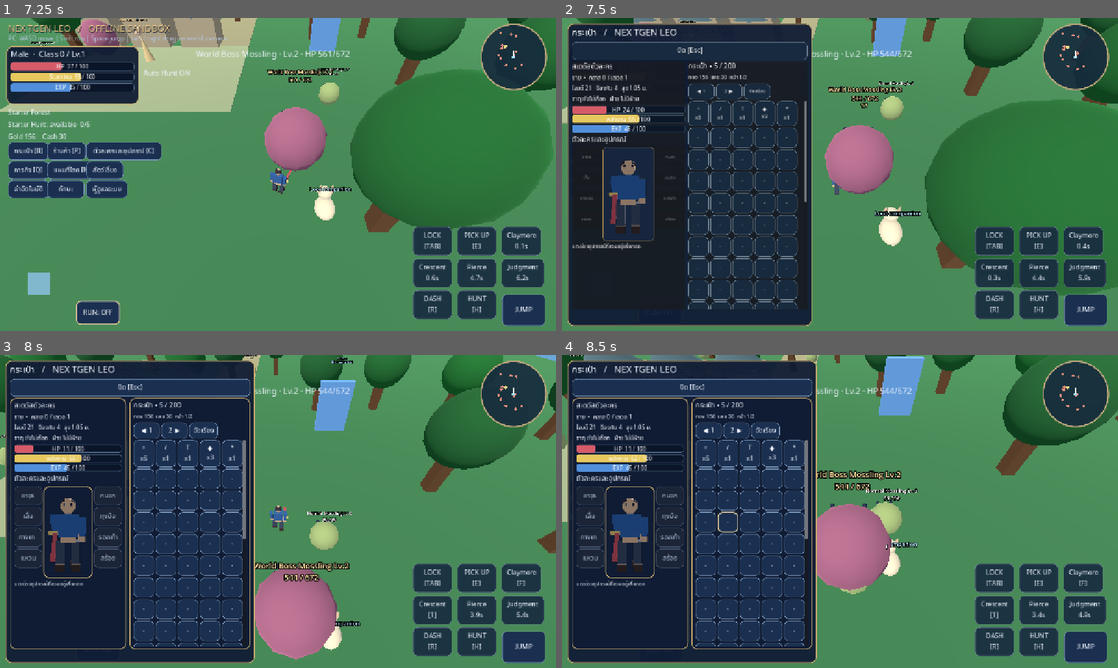
Above: before the commit, frames 1-4 (two rows, left to right).
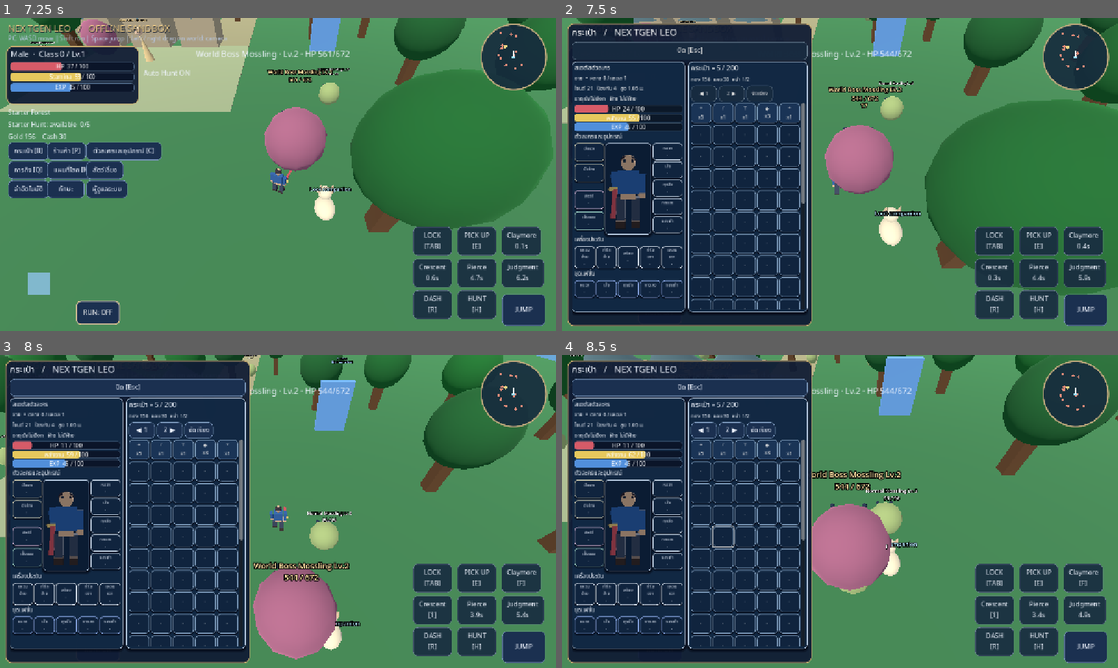
Above: after the commit, the same moments.

Repository: redfullmoon209-debug/NexTgenLeo
Game: Godot game, scene res://scenes/main.tscn
Two runs of this game, one before a commit and one after it. Both use one fixed random seed, a clock stepped at 60 frames per second and the inputs below.
Inputs (mouse positions are in pixels of both pictures, inside the frame that each line leads up to):
- Up to frame 1 (7.25 s): click "JUMP" at 0.5 s; tap Enter at 1.25 s; move the mouse to (400, 158) at 1.27 s; hold D 1.28-2 s; tap Tab at 1.35 s; click (400, 158) at 1.42 s; tap Space at 1.52, 4.52 s; drag from (166, 190) to (250, 237) at 2.02 s; move the mouse to (333, 105) at 2.77 s; hold D 2.78-3.5 s; tap 1 at 2.85 s; drag from (250, 237) to (111, 127) at 3.52 s; move the mouse to (444, 221) at 4.27 s; hold A 4.28-5 s; tap 3 at 4.35 s; drag from (111, 127) to (194, 96) at 5.02 s; move the mouse to (305, 174) at 5.77 s; hold S 5.78-6.5 s; tap H at 5.85 s; click (305, 174) at 5.92 s; drag from (194, 96) to (166, 190) at 6.52 s
- Up to frame 2 (7.5 s): move the mouse to (962, 158) at 7.27 s; hold W from 7.28 s (still down); tap B at 7.35 s
- Up to frame 3 (8 s): keep holding W; tap Space at 7.52 s
- Up to frame 4 (8.5 s): release W at 8 s; drag from (728, 527) to (812, 574) at 8.02 s

Frame 1 is identical in both runs. In frame 2, 20% of the frame differs, in the area x 1-45%, y 14-95%; in frame 3, 12%; in frame 4, 12%.

Commit message:
Rebuild inventory: exact 19 named equip slots, left/right mapping, jewelry and fashion rows, silver navy raised surfaces

Diff:
--- a/scripts/gameplay.gd
+++ b/scripts/gameplay.gd
@@ -35,6 +35,7 @@
 var bag_inventory_panel: PanelContainer
 var bag_equipment_buttons: Array[Button] = []
 var bag_equipment_frame: HBoxContainer
+var bag_slot_regions: Dictionary = {}
 var bag_character_preview: SubViewportContainer
 var bag_preview_stage: Node3D
 var bag_preview_model: Node3D
@@ -122,7 +123,9 @@
 	avatar.position.y = -0.85
 	var skin := Color("d9ac83")
 	var cloth := Color("305e96") if GameState.gender == "Male" else Color("8567a2")
-	if "shirt" in GameState.equipped:
+	if "fashion_shirt" in GameState.equipped:
+		cloth = Color("557fbb")
+	elif "shirt" in GameState.equipped:
 		cloth = Color("258caf")
 	_mesh(avatar, Vector3(0, 1.15, 0), Vector3(0.52, 0.58, 0.28), cloth)
 	# Permanent abdomen: cropped shirts must not remove the underlying body.
@@ -136,15 +139,15 @@
 		var leg := Node3D.new()
 		leg.position = Vector3(x, 0.77, 0)
 		avatar.add_child(leg)
-		_mesh(leg, Vector3(0, -0.31, 0), Vector3(0.21, 0.60, 0.23), Color("3c4657") if "pants" not in GameState.equipped else Color("335a70"))
-		_mesh(leg, Vector3(0, -0.66, -0.06), Vector3(0.23, 0.17, 0.34), Color("3c2f2b") if "shoes" not in GameState.equipped else Color("91724c"))
+		_mesh(leg, Vector3(0, -0.31, 0), Vector3(0.21, 0.60, 0.23), Color("4777a5") if "fashion_pants" in GameState.equipped else (Color("3c4657") if "pants" not in GameState.equipped else Color("335a70")))
+		_mesh(leg, Vector3(0, -0.66, -0.06), Vector3(0.23, 0.17, 0.34), Color("9caec7") if "fashion_shoes" in GameState.equipped else (Color("3c2f2b") if "shoes" not in GameState.equipped else Color("91724c")))
 		limbs.append(leg)
 	for x in [-0.36, 0.36]:
 		var arm := Node3D.new()
 		arm.position = Vector3(x, 1.35, 0)
 		avatar.add_child(arm)
 		_mesh(arm, Vector3(0, -0.23, 0), Vector3(0.17, 0.49, 0.2), cloth)
-		_mesh(arm, Vector3(0, -0.52, 0), Vector3(0.17, 0.18, 0.18), skin if "gloves" not in GameState.equipped else Color("855b38"))
+		_mesh(arm, Vector3(0, -0.52, 0), Vector3(0.17, 0.18, 0.18), Color("709acb") if "fashion_gloves" in GameState.equipped else (skin if "gloves" not in GameState.equipped else Color("855b38")))
 		limbs.append(arm)
 	weapon = Node3D.new()
 	limbs[3].add_child(weapon)
@@ -167,8 +170,11 @@
 		_mesh(weapon, Vector3(0,-0.44,-0.15),Vector3(0.1 if firearm else 0.36,0.25 if firearm else 0.1,0.08),Color("e1bb68"))
 		if id in ["dual_pistol","dual_sword"]:
 			_mesh(limbs[2],Vector3(0,-0.44,-0.35),Vector3(0.12,0.08,length),weapon_color)
-	if "hat" in GameState.equipped:
-		_mesh(avatar, Vector3(0, 1.88, -0.07), Vector3(0.48, 0.23, 0.28), Color("c1a258"), "cone")
+	if "hat" in GameState.equipped or "fashion_hat" in GameState.equipped:
+		_mesh(avatar, Vector3(0, 1.88, -0.07), Vector3(0.48, 0.23, 0.28), Color("b2c8e4") if "fashion_hat" in GameState.equipped else Color("c1a258"), "cone")
+	if "weapon_left" in GameState.equipped:
+		var left_hand := str(GameState.equipped["weapon_left"].get("id", "offhand_blade"))
+		_mesh(limbs[2], Vector3(0, -0.43, -0.31), Vector3(0.10, 0.06, 0.60), Color("a1c6e6") if left_hand == "offhand_blade" else Color("d9bc85"))
 	if "accessory" in GameState.equipped:
 		_mesh(avatar, Vector3(0, 1.28, -0.16), Vector3.ONE * 0.09, Color("f4d36c"), "sphere")
 	_sync_bag_avatar_preview()
@@ -196,7 +202,8 @@
 	preview_frame.name = "PlayerModelFrame"
 	preview_frame.custom_minimum_size = Vector2(98, 205)
 	preview_frame.size_flags_horizontal = Control.SIZE_EXPAND_FILL
-	preview_frame.add_theme_stylebox_override("panel", _style(Color("172741e8"), Color("957c4d"), 7))
+	preview_frame.add_theme_stylebox_override("panel", _silver_panel_style(7, Color("0c1d35eb")))
+	preview_frame.set_meta("leo_fantasy_skin", true)
 	parent.add_child(preview_frame)
 	bag_character_preview = SubViewportContainer.new()
 	bag_character_preview.name = "Player3DPreview"
@@ -703,6 +710,7 @@
 		var preview_rect := Rect2()
 		var preview_model_parts := 0
 		var visible_equipment_slots := 0
+		var equipment_rects: Dictionary = {}
 		if active_panel == "Bag" and is_instance_valid(bag_character_preview) and is_instance_valid(bag_preview_model):
 			preview_rect = bag_character_preview.get_global_rect()
 			preview_model_parts = bag_preview_model.get_child_count()
@@ -710,12 +718,13 @@
 			for equip_button in bag_equipment_buttons:
 				if is_instance_valid(equip_button):
 					var equip_rect := equip_button.get_global_rect()
+					equipment_rects[str(equip_button.get_meta("equip_slot_id"))] = [equip_rect.position.x, equip_rect.position.y, equip_rect.size.x, equip_rect.size.y]
 					if equip_rect.position.y >= character_rect.position.y and equip_rect.end.y <= character_rect.end.y:
 						visible_equipment_slots += 1
 		if active_panel == "Bag" and is_instance_valid(bag_character_panel) and is_instance_valid(bag_inventory_panel):
 			bag_left_rect = bag_character_panel.get_global_rect()
 			bag_right_rect = bag_inventory_panel.get_global_rect()
-		var diagnostic := {"bag_preview_rect":[preview_rect.positi …(174 unchanged characters)… t_visible":visible_equipment_slots,"bag_left_rect":[bag_left_rect.position.x,bag …(1382 unchanged characters)…
+		var diagnostic := {"bag_preview_rect":[preview_rect.positi …(174 unchanged characters)… t_visible":visible_equipment_slots,"bag_equipment_rects":equipment_rects,"bag_equipment_regions":bag_slot_regions,"bag_left_rect":[bag_left_rect.position.x,bag …(1382 unchanged characters)…
 		JavaScriptBridge.eval("window.leoDiagnostics=" + JSON.stringify(diagnostic), true)
 	map_display.queue_redraw()
 
@@ -878,19 +887,71 @@
 	bar.get_node("Value").text = "%s  %d / %d" % [title, int(current), int(maximum)]
 	bag_status_bars.append(bar)
 
-func _bag_equipment_slot(slot_id: String, title: String, parent: VBoxContainer) -> void:
+# Raised navy surface with reflective silver edge and deep shadow.
+func _silver_panel_style(radius: int = 10, surface: Color = Color("0b1c34f6")) -> StyleBoxFlat:
+	var style := StyleBoxFlat.new()
+	style.bg_color = surface
+	style.border_color = Color("b6c9df")
+	style.set_border_width_all(1)
+	style.border_width_top = 2
+	style.set_corner_radius_all(radius)
+	style.shadow_color = Color("020714c8")
+	style.shadow_size = 6
+	style.shadow_offset = Vector2(0, 3)
+	style.content_margin_left = 6
+	style.content_margin_right = 6
+	style.content_margin_top = 5
+	style.content_margin_bottom = 5
+	return style
+
+func _equipment_slot_style(accent: Color, active: bool, hovered: bool = false) -> StyleBoxFlat:
+	var bg := Color("1e3c5f") if hovered else (Color("1a3456") if active else Color("10243e"))
+	var style := _silver_panel_style(7, bg)
+	style.border_color = accent.lightened(0.18) if hovered else accent
+	style.shadow_color = Color("020714b5")
+	style.shadow_size = 3 if hovered else 2
+	style.shadow_offset = Vector2(0, 2)
+	style.content_margin_left = 1
+	style.content_margin_right = 1
+	style.content_margin_top = 1
+	style.content_margin_bottom = 1
+	return style
+
+func _bag_equipment_slot(slot_id: String, title: String, region: String, parent: Container, accent: Color, slot_height: float = 38.0) -> void:
 	var equipped: Dictionary = GameState.equipped.get(slot_id, {})
 	var item: Dictionary = GameState.balance.items.get(str(equipped.get("id", "")), {})
-	var equipped_name := str(item.get("name", equipped.get("id", "")))
-	var text_value := title if equipped.is_empty() else ("%s ◆" % title)
-	var button := _button(text_value, func(): _bag_unequip(slot_id), parent)
-	button.custom_minimum_size = Vector2(64, 44)
+	var filled := not equipped.is_empty()
+	var text_value := title + ("\n◆" if filled else "\n·")
+	var button := _button(text_value, func(): _bag_equipment_clicked(slot_id), parent)
+	button.name = "Equip_" + slot_id
+	button.set_meta("equip_slot_id", slot_id)
+	button.set_meta("equip_region", region)
+	button.set_meta("leo_fantasy_skin", true)
+	button.custom_minimum_size = Vector2(34, slot_height)
 	button.size_flags_horizontal = Control.SIZE_EXPAND_FILL
-	button.add_theme_font_size_override("font_size", 10)
 	button.clip_text = true
-	button.tooltip_text = "ว่าง: " + title if equipped.is_empty() else ("สวมอยู่: " + equipped_name + " (กดเพื่อถอด)")
-	button.disabled = equipped.is_empty()
+	button.add_theme_font_size_override("font_size", 9)
+	button.add_theme_color_override("font_color", Color("ecf3ff"))
+	button.add_theme_color_override("font_hover_color", Color.WHITE)
+	button.add_theme_stylebox_override("normal", _equipment_slot_style(accent, filled))
+	button.add_theme_stylebox_override("hover", _equipment_slot_style(accent, filled, true))
+	button.add_theme_stylebox_override("pressed", _equipment_slot_style(Color("ecf4ff"), filled, true))
+	button.add_theme_stylebox_override("focus", _equipment_slot_style(Color("e6ecf5"), filled, true))
+	button.tooltip_text = ("%s — แตะเพื่อเลือกไอเทมจากกระเป๋า" % title) if not filled else ("%s: %s — แตะเพื่อถอด" % [title, str(item.get("name", equipped.get("id", "")))])
 	bag_equipment_buttons.append(button)
+	bag_slot_regions[slot_id] = region
+
+func _bag_equipment_clicked(slot_id: String) -> void:
+	if slot_id in GameState.equipped:
+		_bag_unequip(slot_id)
+		return
+	for index in range(GameState.inventory.size()):
+		var slot: Dictionary = GameState.inventory[index]
+		var item: Dictionary = GameState.balance.items.get(str(slot.get("id", "")), {})
+		if str(item.get("slot", "")) == slot_id:
+			_item_menu(index)
+			return
+	_tell("ยังไม่มีไอเทมสำหรับช่องนี้ในกระเป๋า")
 
 func _bag_unequip(slot_id: String) -> void:
 	if GameState.unequip(slot_id):
@@ -902,6 +963,7 @@
 func _bag() -> void:
 	bag_status_bars.clear()
 	bag_equipment_buttons.clear()
+	bag_slot_regions.clear()
 	var wide := panel.size.x >= 550.0
 	var panes: BoxContainer = HBoxContainer.new() if wide else VBoxContainer.new()
 	panes.name = "BagTwoPane"
@@ -914,6 +976,8 @@
 	# while scrolling the inventory separately on the right.
 	bag_character_panel = PanelContainer.new()
 	bag_character_panel.name = "CharacterAndEquipment"
+	bag_character_panel.set_meta("leo_fantasy_skin", true)
+	bag_character_panel.add_theme_stylebox_override("panel", _silver_panel_style(10, Color("122944f8")))
 	bag_character_panel.size_flags_horizontal = Control.SIZE_EXPAND_FILL
 	bag_character_panel.size_flags_vertical = Control.SIZE_EXPAND_FILL
 	if wide: bag_character_panel.custom_minimum_size.x = 230
@@ -924,17 +988,18 @@
 	bag_character_panel.add_child(character_scroll)
 	var character := VBoxContainer.new()
 	character.size_flags_horizontal = Control.SIZE_EXPAND_FILL
-	character.add_theme_constant_override("separation", 4)
+	character.add_theme_constant_override("separation", 3)
 	character_scroll.add_child(character)
-	character.add_child(_label("สเตตัสตัวละคร", 16))
-	bag_status_label = _label(_bag_status_text(), 13)
+	character.add_child(_label("สเตตัสตัวละคร", 14))
+	bag_status_label = _label(_bag_status_text(), 12)
 	bag_status_label.autowrap_mode = TextServer.AUTOWRAP_WORD_SMART
 	character.add_child(bag_status_label)
 	_bag_bar(character, Color("d65b68"), float(GameState.hp), float(GameState.max_hp), "HP")
 	_bag_bar(character, Color("e6c85d"), GameState.stamina, float(GameState.max_stamina), "พลังงาน")
 	_bag_bar(character, Color("518fdb"), float(GameState.exp), float(GameState.exp_required()), "EXP")
-	# Flyff-style: four equipment slots on each side of the real 3D player.
-	character.add_child(_label("ตัวละครและอุปกรณ์", 16))
+	# Exact positional mapping from the reference markup:
+	# left weapons / mount / loot pet, center player, right five armor items.
+	character.add_child(_label("ตัวละครและอุปกรณ์", 14))
 	bag_equipment_frame = HBoxContainer.new()
 	bag_equipment_frame.name = "EquipmentAroundAvatar"
 	bag_equipment_frame.add_theme_constant_override("separation", 3)
@@ -943,23 +1008,67 @@
 	var equipment_left := VBoxContainer.new()
 	equipment_left.name = "EquipmentLeft"
 	equipment_left.size_flags_horizontal = Control.SIZE_EXPAND_FILL
-	equipment_left.add_theme_constant_override("separation", 4)
+	equipment_left.add_theme_constant_override("separation", 5)
 	bag_equipment_frame.add_child(equipment_left)
-	for slot_def in [{"id":"weapon","title":"อาวุธ"},{"id":"shirt","title":"เสื้อ"},{"id":"pants","title":"กางเกง"},{"id":"ring","title":"แหวน"}]:
-		_bag_equipment_slot(str(slot_def.id), str(slot_def.title), equipment_left)
+	_bag_equipment_slot("weapon", "มือขวา", "weapon", equipment_left, Color("bcbba6"), 42.0)
+	_bag_equipment_slot("weapon_left", "มือซ้าย", "weapon", equipment_left, Color("bcbba6"), 42.0)
+	var left_gap := Control.new()
+	left_gap.custom_minimum_size.y = 10
+	equipment_left.add_child(left_gap)
+	_bag_equipment_slot("mount", "สัตว์ขี่", "mount", equipment_left, Color("c4aac9"), 43.0)
+	_bag_equipment_slot("loot_pet", "เก็บของ", "pet", equipment_left, Color("95c6ba"), 43.0)
 	_build_bag_avatar_preview(bag_equipment_frame)
 	var equipment_right := VBoxContainer.new()
 	equipment_right.name = "EquipmentRight"
 	equipment_right.size_flags_horizontal = Control.SIZE_EXPAND_FILL
-	equipment_right.add_theme_constant_override("separation", 4)
+	equipment_right.add_theme_constant_override("separation", 3)
 	bag_equipment_frame.add_child(equipment_right)
-	for slot_def in [{"id":"hat","title":"หมวก"},{"id":"gloves","title":"ถุงมือ"},{"id":"shoes","title":"รองเท้า"},{"id":"necklace","title":"สร้อย"}]:
-		_bag_equipment_slot(str(slot_def.id), str(slot_def.title), equipment_right)
-	character.add_child(_label("แตะช่องอุปกรณ์ที่สวมอยู่เพื่อถอด", 12))
+	for slot_def in [
+		{"id":"hat","title":"หมวก"},
+		{"id":"shirt","title":"เสื้อ"},
+		{"id":"gloves","title":"ถุงมือ"},
+		{"id":"pants","title":"กางเกง"},
+		{"id":"shoes","title":"รองเท้า"}
+	]:
+		_bag_equipment_slot(str(slot_def.id), str(slot_def.title), "armor", equipment_right, Color("bac9da"), 39.0)
+
+	# Silver jewelry row, left-to-right: ring / bracelet / necklace / bracelet / ring.
+	character.add_child(_label("เครื่องประดับ", 13))
+	var jewelry_row := HBoxContainer.new()
+	jewelry_row.name = "JewelryRow"
+	jewelry_row.add_theme_constant_override("separation", 3)
+	jewelry_row.size_flags_horizontal = Control.SIZE_EXPAND_FILL
+	character.add_child(jewelry_row)
+	for slot_def in [
+		{"id":"ring","title":"แหวน\nซ้าย"},
+		{"id":"bracelet_left","title":"กำไล\nซ้าย"},
+		{"id":"accessory","title":"สร้อย"},
+		{"id":"bracelet_right","title":"กำไล\nขวา"},
+		{"id":"ring_right","title":"แหวน\nขวา"}
+	]:
+		_bag_equipment_slot(str(slot_def.id), str(slot_def.title), "jewelry", jewelry_row, Color("d4deea"), 38.0)
+
+	# Five isolated cosmetic slots. Cosmetics never replace functional armor.
+	character.add_child(_label("ชุดแฟชั่น", 13))
+	var fashion_row := HBoxContainer.new()
+	fashion_row.name = "FashionRow"
+	fashion_row.add_theme_constant_override("separation", 3)
+	fashion_row.size_flags_horizontal = Control.SIZE_EXPAND_FILL
+	character.add_child(fashion_row)
+	for slot_def in [
+		{"id":"fashion_hat","title":"หมวก"},
+		{"id":"fashion_shirt","title":"เสื้อ"},
+		{"id":"fashion_gloves","title":"ถุงมือ"},
+		{"id":"fashion_pants","title":"กางเกง"},
+		{"id":"fashion_shoes","title":"รองเท้า"}
+	]:
+		_bag_equipment_slot(str(slot_def.id), str(slot_def.title), "fashion", fashion_row, Color("829fda"), 40.0)
 
 	# Red area: smaller inventory cells with independent vertical scrolling.
 	bag_inventory_panel = PanelContainer.new()
 	bag_inventory_panel.name = "InventoryRight"
+	bag_inventory_panel.set_meta("leo_fantasy_skin", true)
+	bag_inventory_panel.add_theme_stylebox_override("panel", _silver_panel_style(10, Color("122944f8")))
 	bag_inventory_panel.size_flags_horizontal = Control.SIZE_EXPAND_FILL
 	bag_inventory_panel.size_flags_vertical = Control.SIZE_EXPAND_FILL
 	if wide: bag_inventory_panel.custom_minimum_size.x = 275
@@ -1004,6 +1113,10 @@
 		button.custom_minimum_size = Vector2(47, 46)
 		button.tooltip_text = item_tip
 		button.add_theme_font_size_override("font_size", 12)
+		button.set_meta("leo_fantasy_skin", true)
+		button.add_theme_stylebox_override("normal", _equipment_slot_style(Color("7693b2"), index < GameState.inventory.size()))
+		button.add_theme_stylebox_override("hover", _equipment_slot_style(Color("b8cde6"), true, true))
+		button.add_theme_stylebox_override("pressed", _equipment_slot_style(Color("dbe8f7"), true, true))
 
 func _item_menu(index: int) -> void:
 	if index >= GameState.inventory.size():
